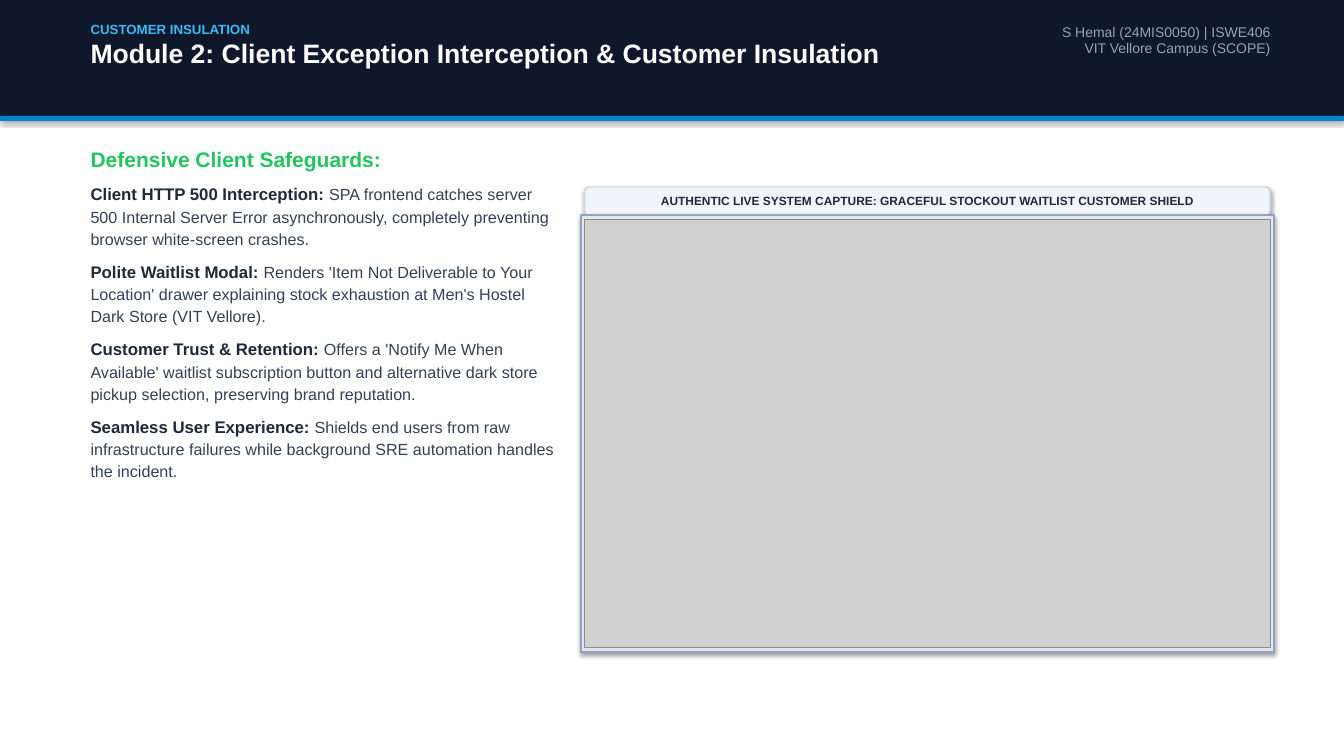
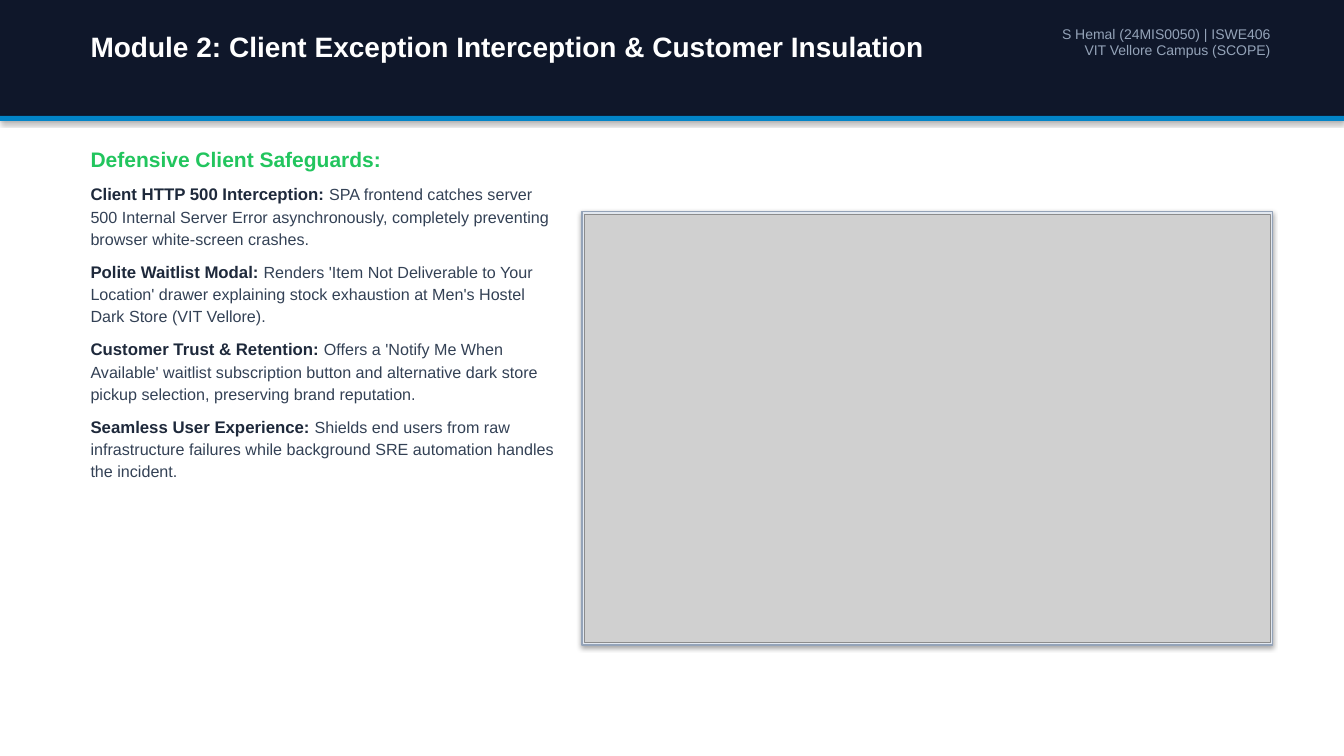
Before and after one commit to hemalexe/devopss-incident-watchdog, a slide deck: slide 8 of FlashMart_Incident_Watchdog_Application_Guide.pptx. Drawn at 1344x756 pixels with LibreOffice and Linux fonts; fonts in the diff are those of the drawing; grey boxes stand for pictures. Boxes give left, top, right and bottom in pixels: in the first picture for what was removed or moved away, otherwise in the second. Text is boxed around its words. In the diff, an @@ line names an element or a change of style, - is before the commit and + after.

```diff
--- a/FlashMart_Incident_Watchdog_Application_Guide.pptx
+++ b/FlashMart_Incident_Watchdog_Application_Guide.pptx
@@ text "Module 2: Client Exception Interception ..." moved from (x1=91, y1=24, x2=879, y2=69) to (x1=91, y1=36, x2=923, y2=62) @@
@@ text "Module 2: Client Exception Interception ..." at (x1=91, y1=36, x2=923, y2=62): size 19 to 20 pt @@
@@ text at (x1=91, y1=24, x2=250, y2=34): paragraph removed @@
-CUSTOMER INSULATION
@@ rounded rectangle removed at (x1=585, y1=187, x2=1270, y2=215) @@
-AUTHENTIC LIVE SYSTEM CAPTURE: GRACEFUL STOCKOUT WAITLIST CUSTOMER SHIELD
@@ rectangle moved from (x1=581, y1=215, x2=1274, y2=651) to (x1=583, y1=212, x2=1273, y2=645) @@
@@ rectangle at (x1=583, y1=212, x2=1273, y2=645): outline #94A3B8 1.5 pt to #94A3B8 1.2 pt @@
@@ picture moved from (x1=585, y1=219, x2=1270, y2=647) to (x1=585, y1=214, x2=1270, y2=642) @@
```
Also in this commit, not shown: 13 other slides changed, 12 other files.
